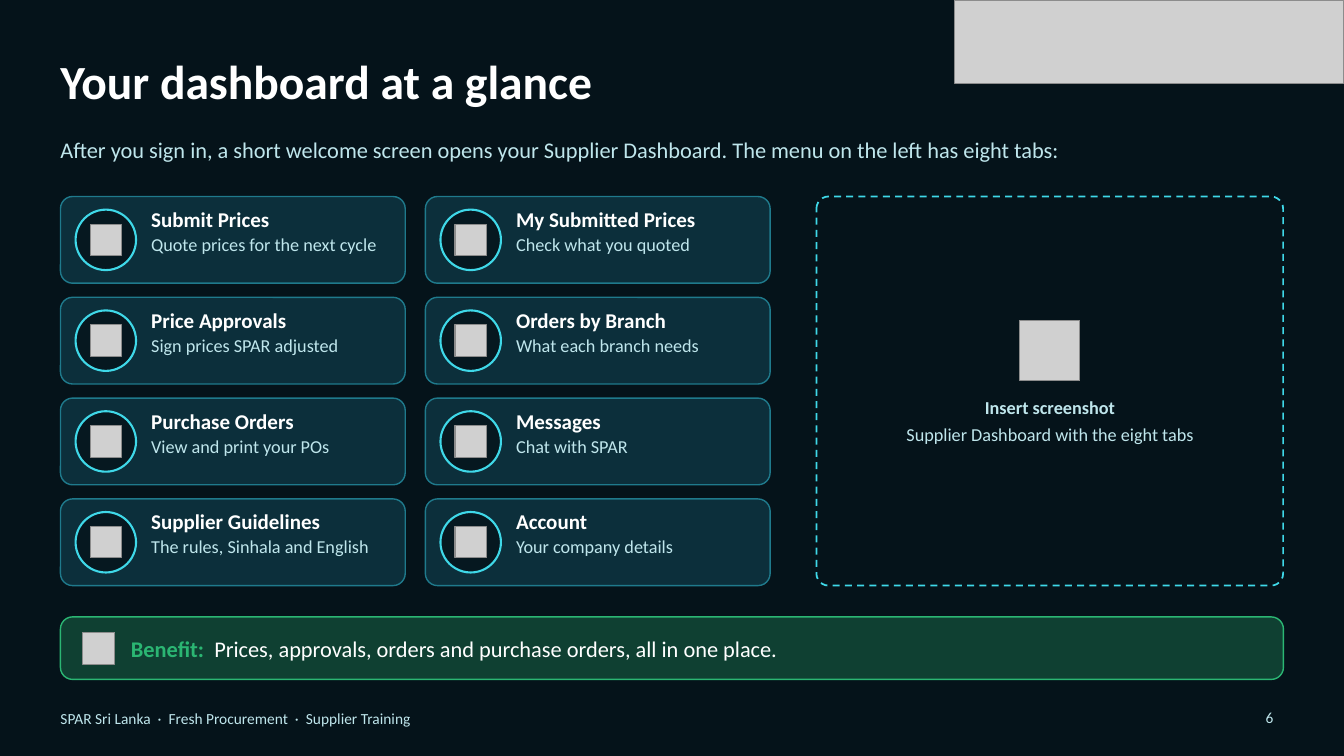
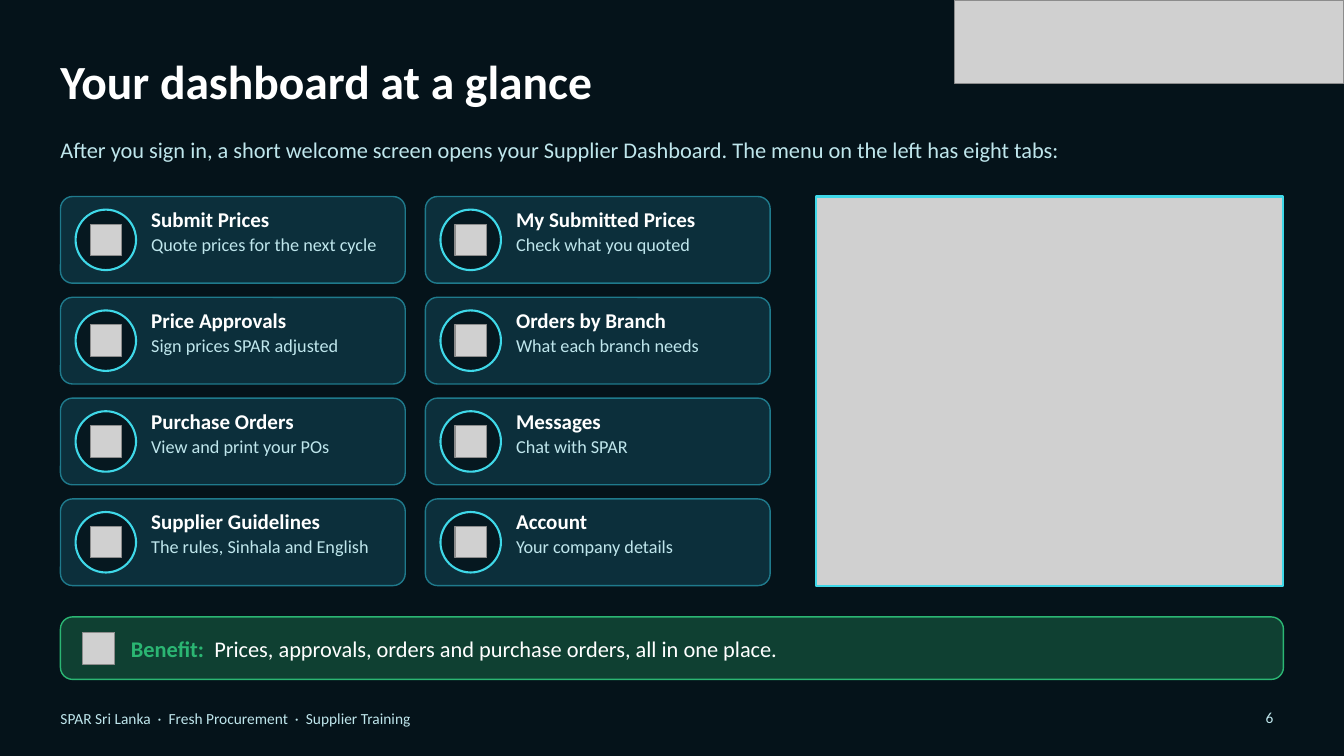
Before and after one commit to hpds4308/SPAR-Fresh-Procurement-, a slide deck: slide 6 of presentation/SPAR_Supplier_Training_Deck.pptx. Drawn at 1344x756 pixels with LibreOffice and Linux fonts; fonts in the diff are those of the drawing; grey boxes stand for pictures; background and template pictures are left out. Boxes give left, top, right and bottom in pixels: in the first picture for what was removed or moved away, otherwise in the second. Text is boxed around its words. In the diff, an @@ line names an element or a change of style, - is before the commit and + after.

```diff
--- a/presentation/SPAR_Supplier_Training_Deck.pptx
+++ b/presentation/SPAR_Supplier_Training_Deck.pptx
@@ rounded rectangle removed at box(817, 197, 1284, 586) @@
@@ picture added at box(817, 197, 1284, 586) @@
@@ rectangle added at box(817, 197, 1284, 586), outline #3FD8E8 1.5 pt @@
@@ picture removed at box(1020, 321, 1081, 381) @@
@@ text removed at box(906, 401, 1193, 444) @@
-Insert screenshot
-Supplier Dashboard with the eight tabs
```
Also in this commit, not shown: 4 other slides changed, 2 other files.
